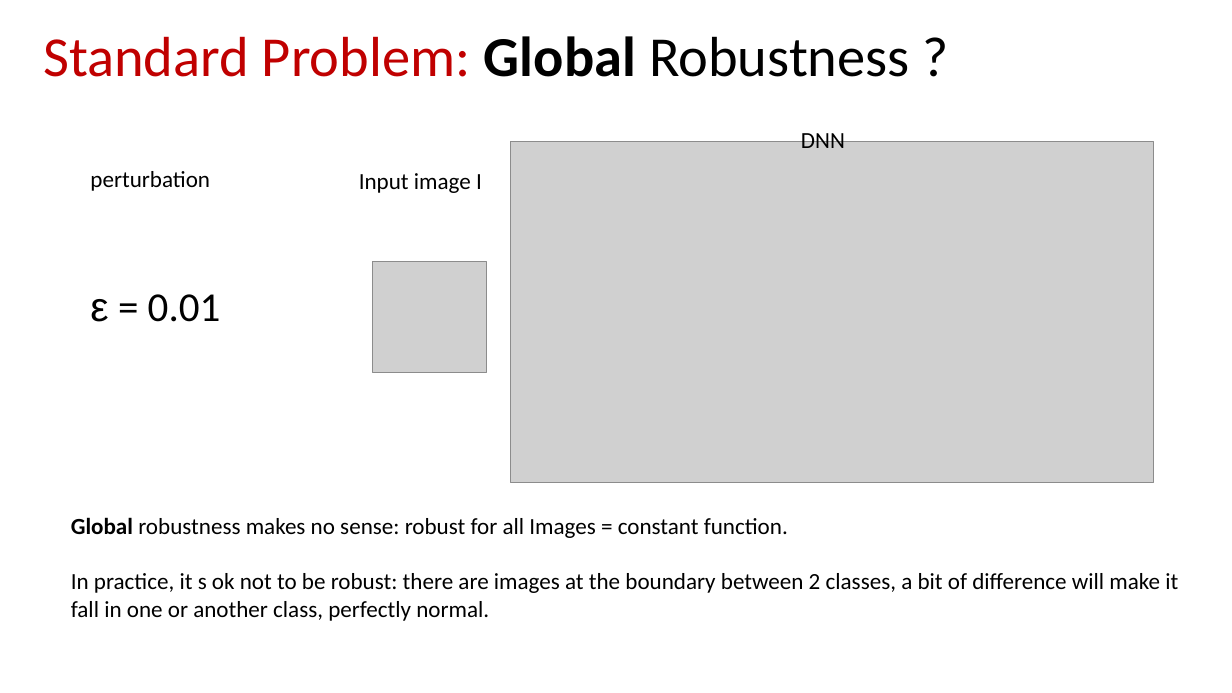
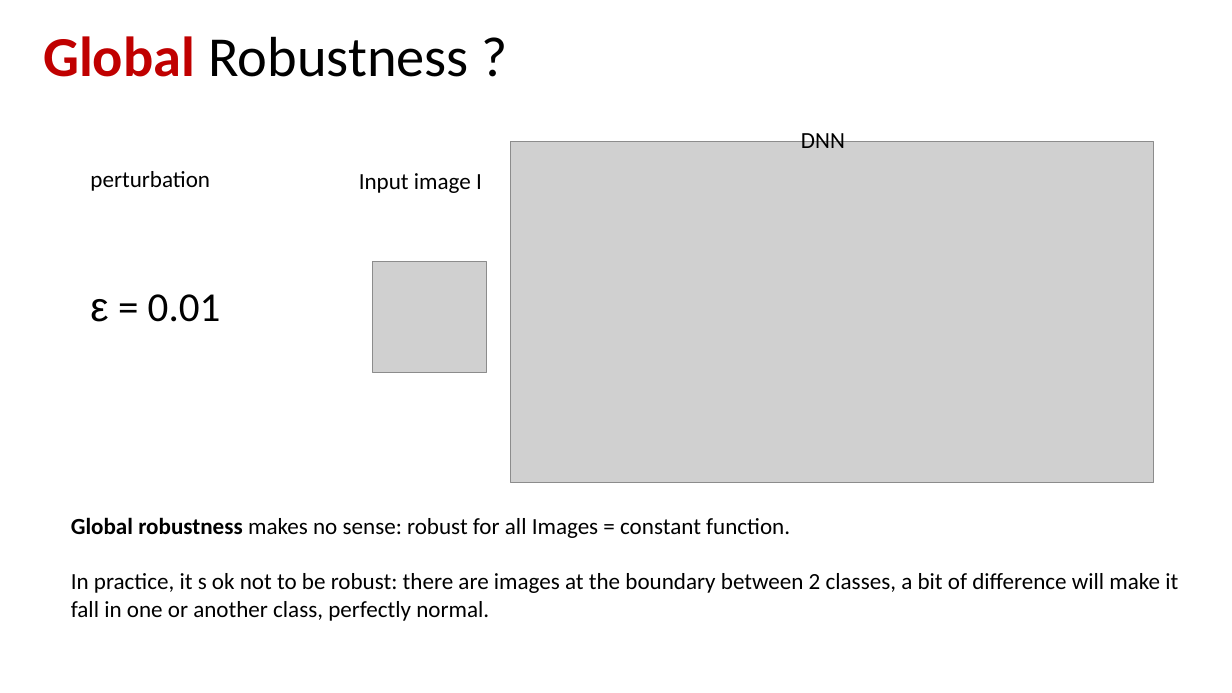
Before and after one commit to blaisegenest/vericompensate, a slide deck: slide 10 of lipschitz/Liptscitz.pptx (slide 5 before the commit). Drawn at 1232x693 pixels with LibreOffice and Linux fonts; fonts in the diff are those of the drawing; grey boxes stand for pictures. Boxes give left, top, right and bottom in pixels: in the first picture for what was removed or moved away, otherwise in the second. Text is boxed around its words. In the diff, an @@ line names an element or a change of style, - is before the commit and + after.

```diff
--- a/lipschitz/Liptscitz.pptx
+++ b/lipschitz/Liptscitz.pptx
@@ title at [43,36,469,77]: text changed @@
-Standard Problem: Global Robustness ?
+Global Robustness ?
@@ text at [71,517,790,538]: bold on in "robustness" @@
```
Also in this commit, not shown: 11 other slides changed, 6 slides added, 2 other files.
